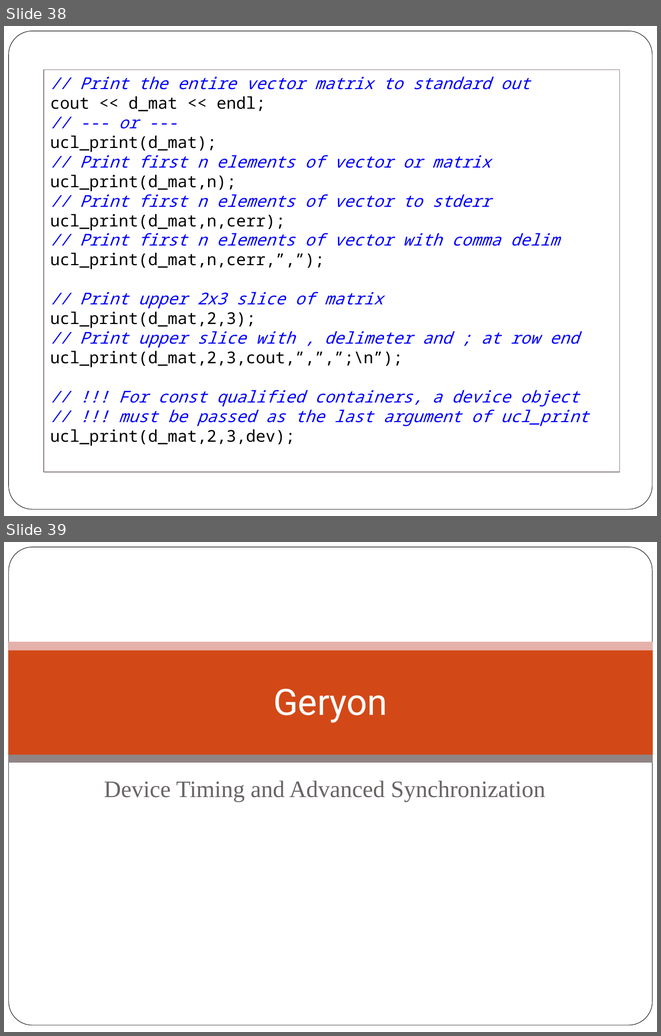
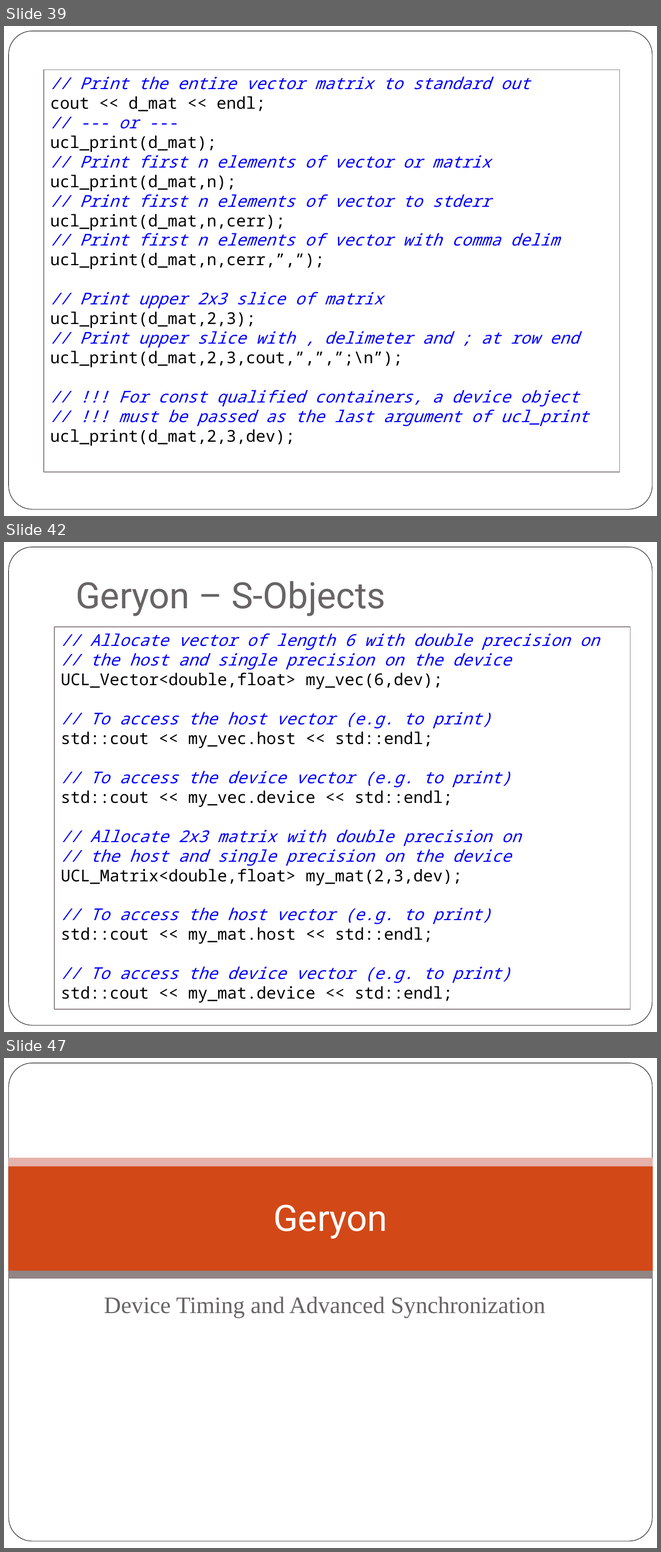
Before and after one commit to scicomp/geryon, a slide deck: geryon.pptx. Shown one above the other, each under a label of ours: slides 38 and 39 before the commit, slides 39, 42 and 47 after it; the slides between them are not shown. The pictures are 661x1036 and 661x1552 pixels, drawn with LibreOffice and Linux fonts; fonts in the diff are those of the drawing; background and template pictures are left out. Boxes give left, top, right and bottom in pixels: in the first picture for what was removed or moved away, otherwise in the second. Text is boxed around its words. In the diff, an @@ line names an element or a change of style, - is before the commit and + after.

Commit message:
Geryon: Updating example and documentation.

```diff
--- a/geryon.pptx
+++ b/geryon.pptx
@@ slide 42 added at (4, 542, 657, 1032), background #FFFFFF; not listed: 1 template element that a slide beside it also shows @@
@@ title added at (76, 581, 386, 616), 40 pt, text #696464 @@
+Geryon – S-Objects
@@ rectangle added at (54, 627, 630, 1009), fill #FFFFFF, outline #918485 1 pt, 18 pt, text #0000FF, italic @@
+// Allocate vector of length 6 with double precision on
+// the host and single precision on the device
+UCL_Vector<double,float> my_vec(6,dev);
+// To access the host vector (e.g. to print)
+std::cout << my_vec.host << std::endl;
+// To access the device vector (e.g. to print)
+std::cout << my_vec.device << std::endl;
+// Allocate 2x3 matrix with double precision on
+// the host and single precision on the device
+UCL_Matrix<double,float> my_mat(2,3,dev);
+// To access the host vector (e.g. to print)
+std::cout << my_mat.host << std::endl;
+// To access the device vector (e.g. to print)
+std::cout << my_mat.device << std::endl;
@@ what was slide 38 is now slide 39 @@
@@ what was slide 39 is now slide 47 @@
```
Also in this commit, not shown: 11 slides changed, 9 other slides added, 2 other files.
